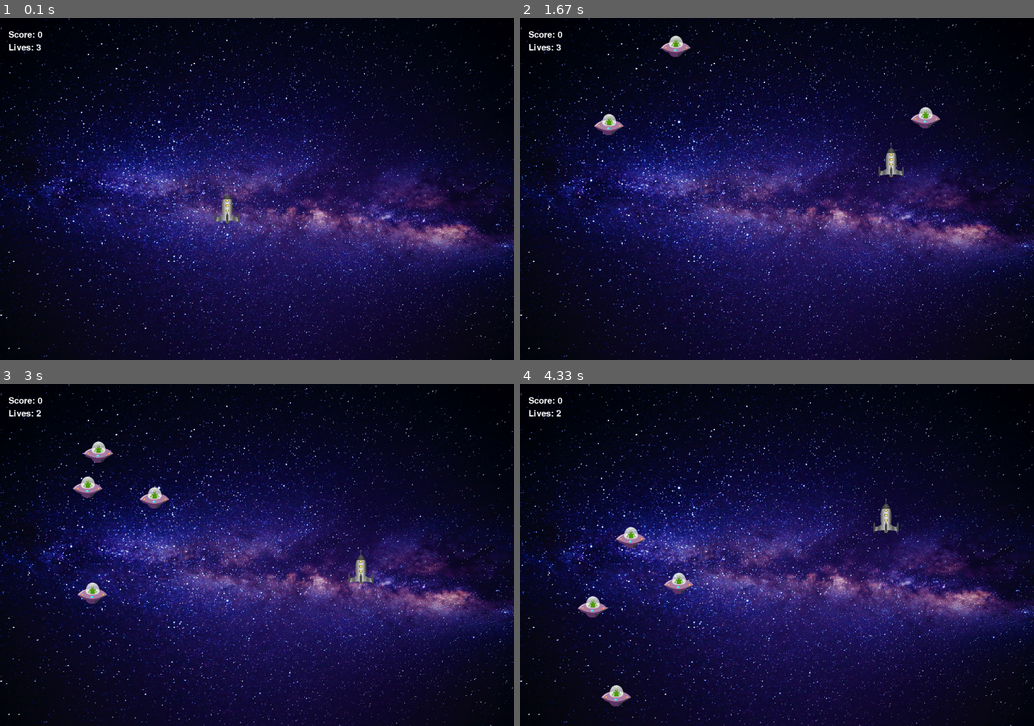
Above: before the commit, frames 1-4 (two rows, left to right).
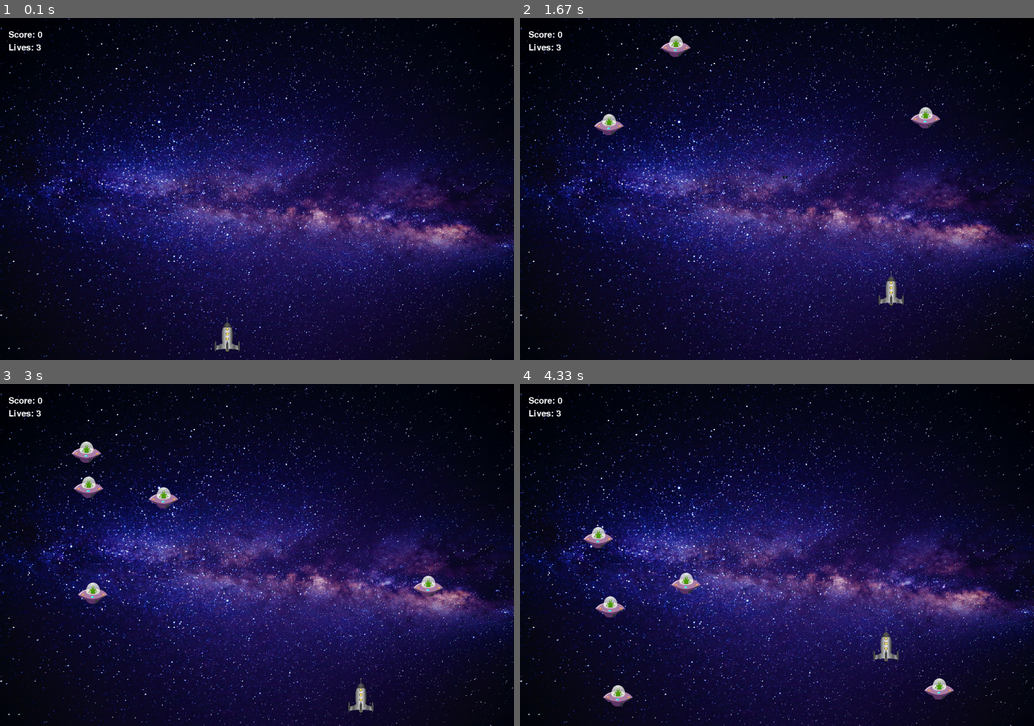
Above: after the commit, the same moments.

Repository: Pavel-Bylkov/shuter_pygame
Game: pygame game, started from main.py
Two runs of this game, one before a commit and one after it. Both use one fixed random seed, a clock stepped at 60 frames per second and the inputs below.
Inputs:
- Up to frame 1 (0.1 s): no input
- Up to frame 2 (1.67 s): hold Space 0.33-0.8 s; hold D 0.33-0.8 s; hold D 0.83-1.3 s; hold W 1.33-1.63 s
- Up to frame 3 (3 s): hold D 1.67-2.13 s; hold A 2.17-2.7 s; hold S from 2.73 s (still down)
- Up to frame 4 (4.33 s): release S at 3.03 s; hold A 3.07-3.47 s; hold W 3.5-3.87 s; hold D from 3.9 s (still down)

The runs differ from the first frame. In frame 1, 0.4% of the frame differs, in the area x 41-47%, y 50-98%; in frame 2, 0.5%; in frame 3, 1.3%; in frame 4, 1.8%, in the area x 7-85%, y 7-95%.

Commit message:
add reload

Diff:
--- a/main.py
+++ b/main.py
@@ -1,5 +1,6 @@
 import pygame as pg
 import random
+import time
 
 # todo Добавить режимы игры
 # Todo Добавить взрывы и стрельбу
@@ -59,8 +60,9 @@
         self.image = pg.transform.scale(pg.image.load(img_hero), (60, 80))
         self.rect = self.image.get_rect()
         self.rect.x = 500
-        self.rect.y = 400
+        self.rect.y = 700
         self.bullets = pg.sprite.Group()
+        self.reload = time.time()
 
     def update(self):
         self.bullets.update()
@@ -73,10 +75,11 @@
             self.rect.x -= self.speed
         if keys[pg.K_d]:
             self.rect.x += self.speed
-        if keys[pg.K_SPACE]:
+        if keys[pg.K_SPACE] and time.time() - self.reload > 0.5:
             self.bullets.add(
                 Bullet(x=self.rect.centerx, y=self.rect.top, speed=10)
             )
+            self.reload = time.time()
 
     def reset(self, win):
         win.blit(self.image, (self.rect.x, self.rect.y))
